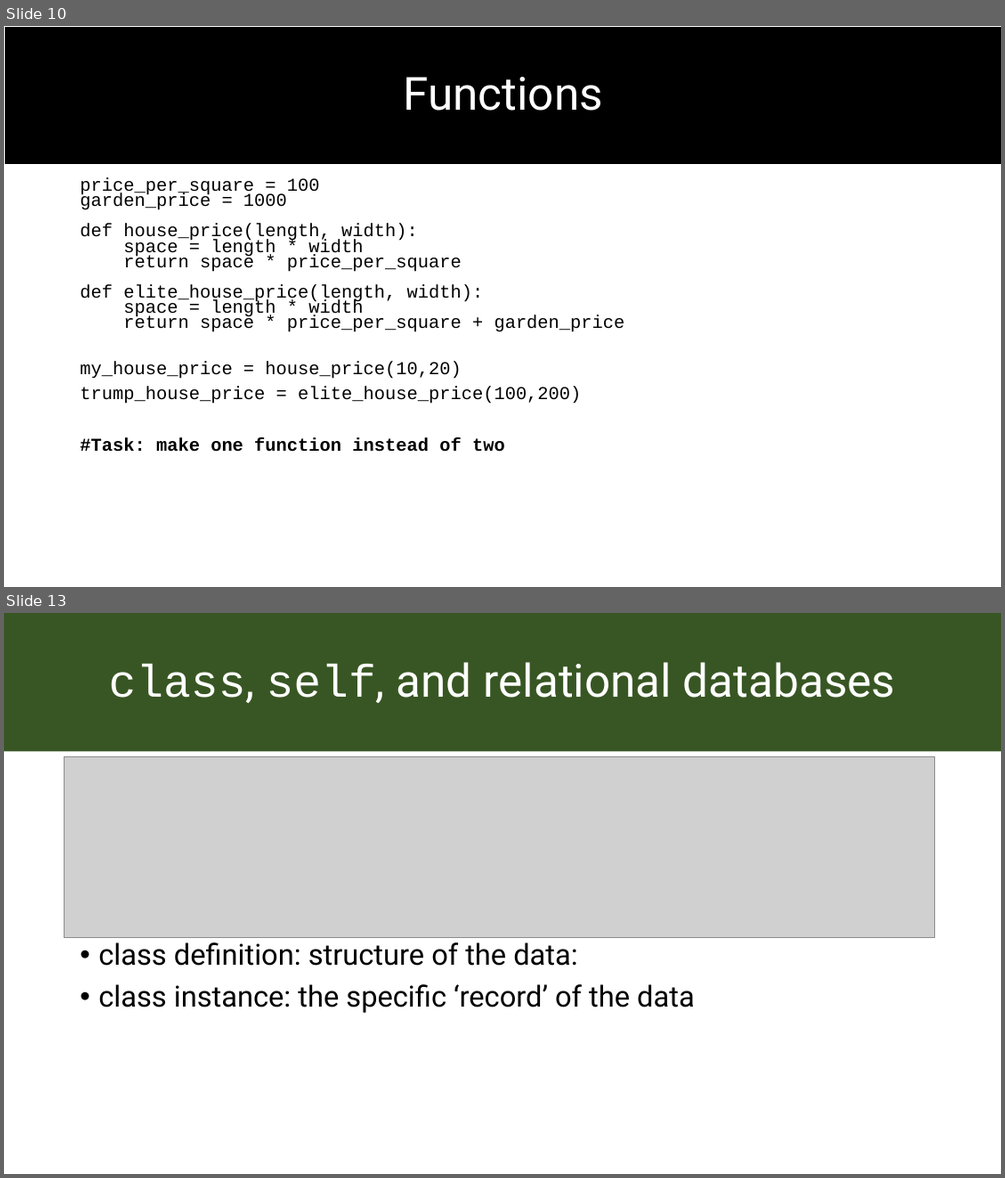
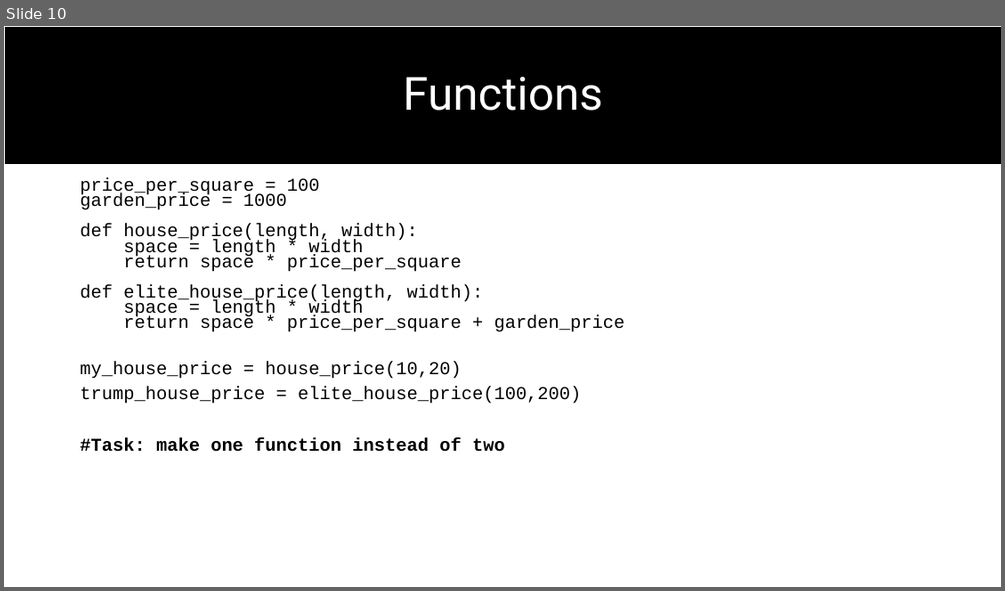
Before and after one commit to chapkovski/uncertainty-summer-school, a slide deck: presentations/frankfurt_python_intro.pptx. Shown one above the other, each under a label of ours: slides 10 and 13 before the commit, slide 10 after it; the slides between them are not shown. The pictures are 1005x1178 and 1005x591 pixels, drawn with LibreOffice and Linux fonts; fonts in the diff are those of the drawing; grey boxes stand for pictures. Boxes give left, top, right and bottom in pixels: in the first picture for what was removed or moved away, otherwise in the second. Text is boxed around its words. In the diff, an @@ line names an element or a change of style, - is before the commit and + after.

```diff
--- a/presentations/frankfurt_python_intro.pptx
+++ b/presentations/frankfurt_python_intro.pptx
@@ slide 13 removed at [4, 613, 1001, 1174], background #FFFFFF @@
@@ title removed at [4, 613, 1001, 751] @@
-class, self, and relational databases
@@ picture removed at [64, 757, 935, 938] @@
@@ text removed at [98, 942, 695, 1013] @@
-• class definition: structure of the data:
-• class instance: the specific ‘record’ of the data
```
Also in this commit, not shown: 1 slide changed, 2 other slides removed, 11 other files.
